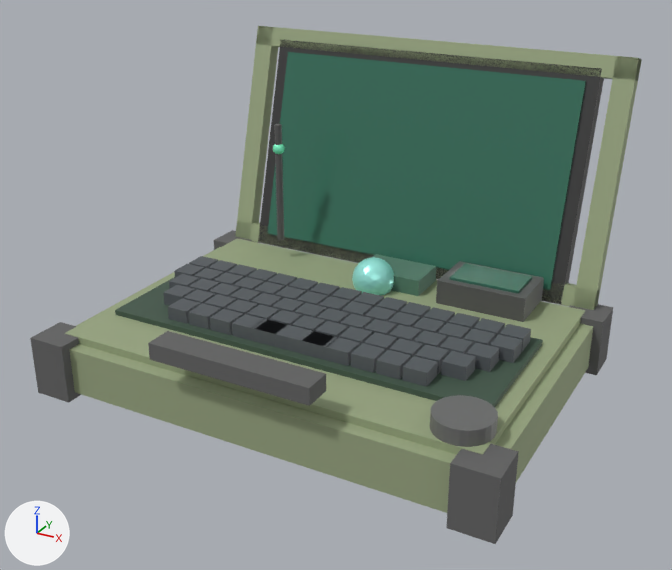
One commit to the glTF model assets/models/builds/build-field-operator.glb: the scene before it, then after it.
Both versions are drawn from a 50 mm lens placed at (0.304, -0.545, 0.326), pointed at (0.003, 0.002, 0.052). Every picture has the same lights, and +X, +Y and +Z are marked at lower left. The first picture is the older version.

Names of what the first picture shows: 'geometry_0', 'geometry_1', 'geometry_10', 'geometry_11', 'geometry_12', 'geometry_13', 'geometry_5', 'geometry_6', 'geometry_7', 'geometry_83', 'geometry_88', 'geometry_9' and 77 more.
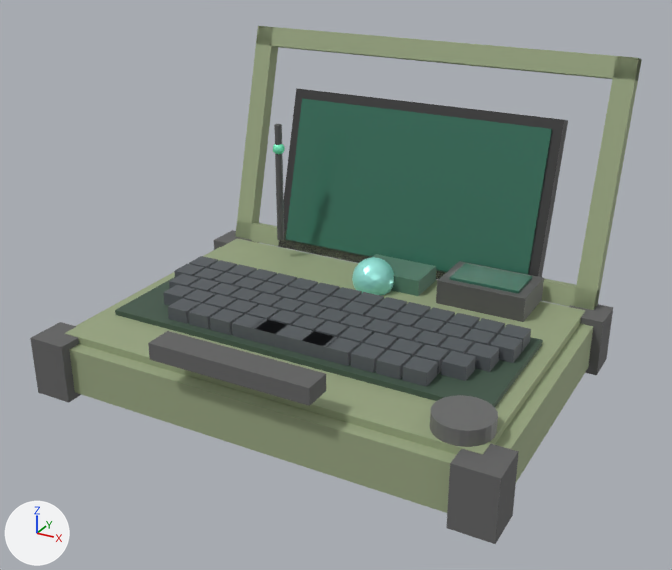
Changed parts and their boxes [x1, y1, x2, y2] in the pictures (672 x 570 px):
'geometry_12', moved, rescaled (16% narrower, 26% shorter)
    before: [268, 52, 586, 290]
    after: [286, 99, 552, 274]
'geometry_11', reshaped
    before: [258, 40, 604, 305]
    after: [278, 88, 568, 279]

What changed in the scene script:
```text
Change me_geometry_11:
    used by ob_geometry_11; location = (0.0, 0.0, 0.0)
    remove me_geometry_11.from_pydata(...)  # 8 vertices, 12 faces; spans x -0.14..0.14, y 0.114..0.172, z 0.018..0.195
    add me_geometry_11.from_pydata(...)  # 8 vertices, 12 faces; spans x -0.119..0.119, y 0.114..0.162, z 0.018..0.157
    me_geometry_11 part 1
    me_geometry_11.vertices[0].co: (-0.14, 0.126, 0.018) -> (-0.119, 0.126, 0.018)
    me_geometry_11.vertices[1].co: (-0.14, 0.114, 0.022) -> (-0.119, 0.114, 0.022)  # pixel (258, 242) -> pixel (278, 246)
    me_geometry_11.vertices[2].co: (-0.14, 0.172, 0.192) -> (-0.119, 0.162, 0.154)  # not seen -> pixel (303, 89)
    me_geometry_11.vertices[3].co: (-0.14, 0.161, 0.195) -> (-0.119, 0.15, 0.157)  # pixel (280, 39) -> pixel (296, 88)
    me_geometry_11.vertices[4].co: (0.14, 0.126, 0.018) -> (0.119, 0.126, 0.018)
    me_geometry_11.vertices[5].co: (0.14, 0.114, 0.022) -> (0.119, 0.114, 0.022)  # pixel (561, 304) -> not seen
    me_geometry_11.vertices[6].co: (0.14, 0.172, 0.192) -> (0.119, 0.162, 0.154)  # not seen -> pixel (568, 120)
    me_geometry_11.vertices[7].co: (0.14, 0.161, 0.195) -> (0.119, 0.15, 0.157)  # pixel (601, 68) -> pixel (564, 119)
Change me_geometry_12:
    used by ob_geometry_12; location = (0.0, 0.0, 0.0)
    remove me_geometry_12.from_pydata(...)  # 8 vertices, 12 faces; spans x -0.13..0.13, y 0.115..0.158, z 0.031..0.186
    add me_geometry_12.from_pydata(...)  # 8 vertices, 12 faces; spans x -0.111..0.111, y 0.114..0.148, z 0.029..0.15
    me_geometry_12 part 2: the whole mesh is scaled about its middle by (0.85, 0.775, 0.775), then moved by (0.0, -0.005, -0.019)
```
